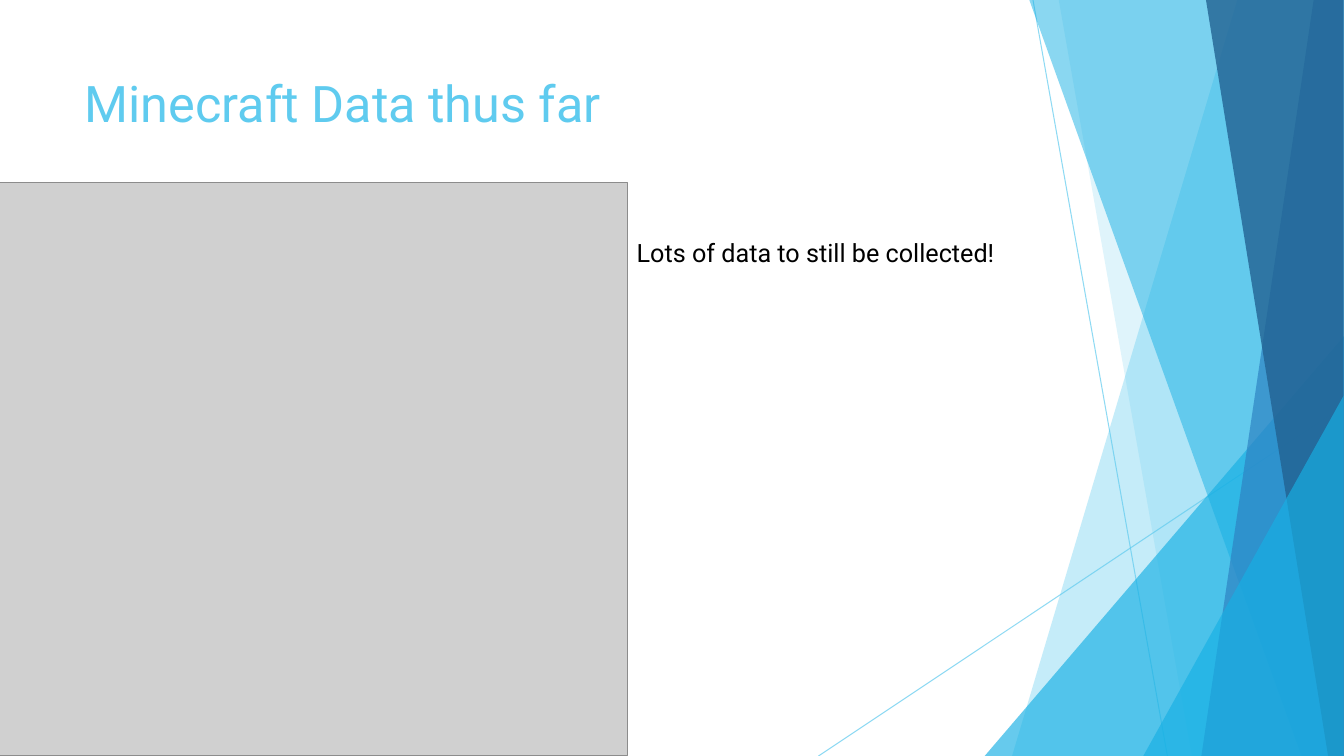
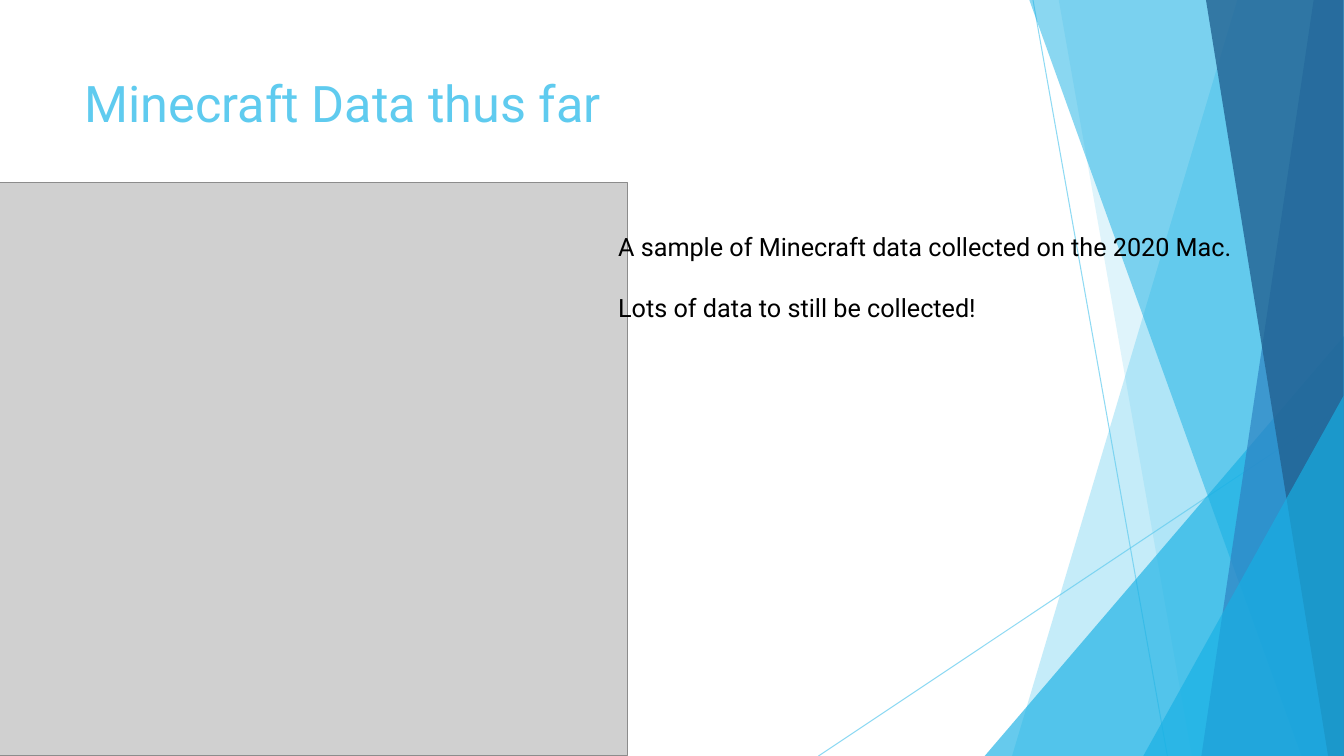
Before and after one commit to Cnh1116/Computer-Architecture-Project, a slide deck: slide 12 of Project Presentation.pptx (slide 11 before the commit). Drawn at 1344x756 pixels with LibreOffice and Linux fonts; fonts in the diff are those of the drawing; grey boxes stand for pictures. Boxes give left, top, right and bottom in pixels: in the first picture for what was removed or moved away, otherwise in the second. Text is boxed around its words. In the diff, an @@ line names an element or a change of style, - is before the commit and + after.

```diff
--- a/Project Presentation.pptx
+++ b/Project Presentation.pptx
@@ text "A sample of Minecraft data ...": place and size @@
-text "A sample of Minecraft data ..." at (637,243,995,263)
+text "A sample of Minecraft data ..." at (618,233,1231,323)
@@ text at (618,233,1231,262): paragraph added @@
+A sample of Minecraft data collected on the 2020 Mac.
```
Also in this commit, not shown: 7 other slides changed, 1 slide added.
